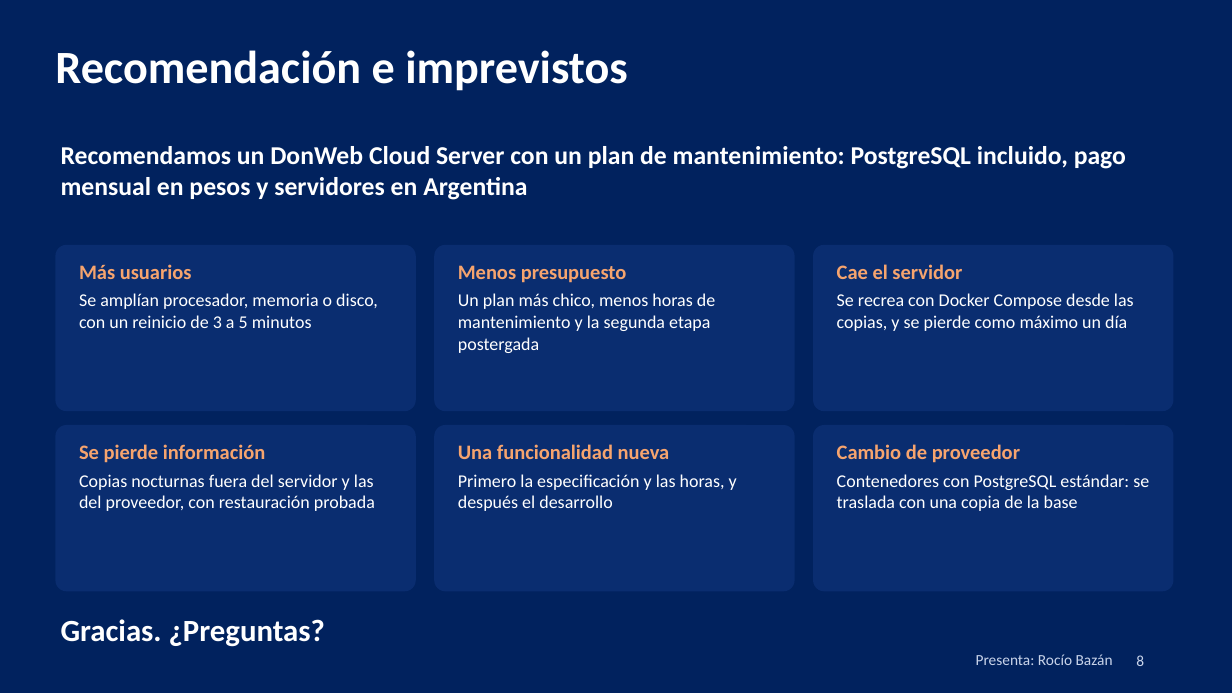
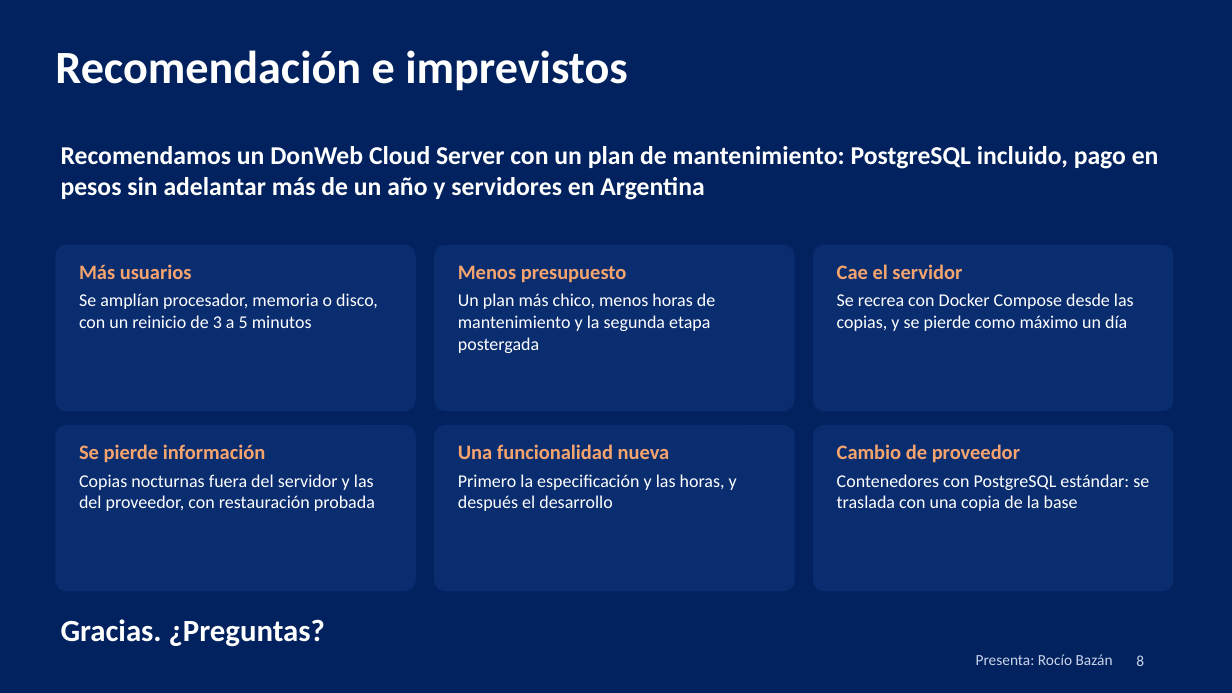
Before and after one commit to Jere3200/taller-ruiz, a slide deck: slide 8 of docs/diapositivas/diapositivas-taller-ruiz.pptx. Drawn at 1232x693 pixels with LibreOffice and Linux fonts; fonts in the diff are those of the drawing. Boxes give left, top, right and bottom in pixels: in the first picture for what was removed or moved away, otherwise in the second. Text is boxed around its words. In the diff, an @@ line names an element or a change of style, - is before the commit and + after.

```diff
--- a/docs/diapositivas/diapositivas-taller-ruiz.pptx
+++ b/docs/diapositivas/diapositivas-taller-ruiz.pptx
@@ text at (61, 146, 1159, 200): text changed @@
-Recomendamos un DonWeb Cloud Server con un plan de mantenimiento: PostgreSQL incluido, pago mensual en pesos y servidores en Argentina
+Recomendamos un DonWeb Cloud Server con un plan de mantenimiento: PostgreSQL incluido, pago en pesos sin adelantar más de un año y servidores en Argentina
```
Also in this commit, not shown: 3 other slides changed, 22 other files.
